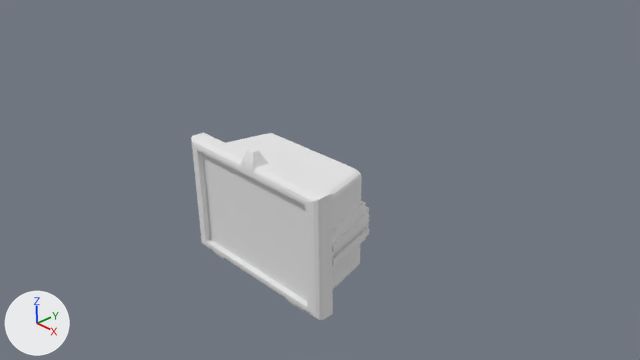
Before and after pictures for a commit that changed the Blender file Assets/Assets/wallfocus/wallfocus.blend.
Both versions are drawn from the file's camera 'Camera'. The lights are fixed; the arrows at lower left show +X, +Y and +Z.
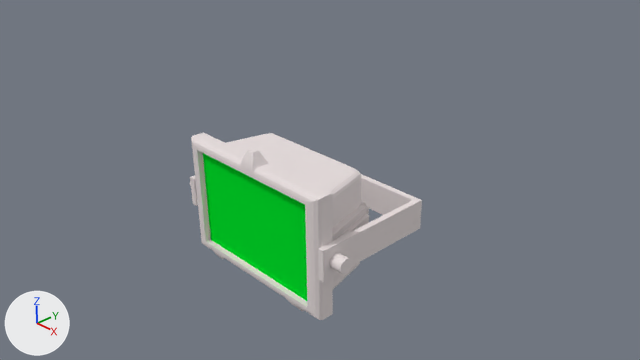
Location of each change, (x1, y1, x2, y2) in pixels of the pictures (640 x 360 px):
```json
{"object": "soporte", "change": "added", "after": [190, 174, 422, 282]}
{"part": 1, "of": "me_cube", "change": "recoloured", "before": [203, 153, 307, 301], "after": [203, 153, 307, 301], "on screen": "white to green"}
```

Scene script edits in JSON lines:
```json
{"op": "add", "block": "mat_material_001", "code": ["mat_material_001 = diffuse_material('Material.001')", "mat_material_001.base_color = (0.0, 0.8, 0.0248)  # green #00e72c"]}
{"block": "me_cube", "where": "me_cube.from_pydata(...)  # 482 vertices, 450 faces; spans x -1.02..1.01, y -1.0..0.47, z -1.08..1.2"}
{"block": "me_cube", "where": "# used by ob_cube; location = (0.0, 0.0, 0.0); scale = (1.5, 1.0, 1.0)"}
{"block": "me_cube", "change": "me_cube part 1: all 81 faces centred in x -0.76..0.76, y -0.9, z -0.57..0.57 switch from mat_material (white #e7e7e7) to mat_material_001 (green #00e72c)"}
{"op": "add", "block": "me_cylinder_001", "code": ["me_cylinder_001 = bpy.data.meshes.new('Cylinder.001')", "me_cylinder_001.from_pydata(...)  # 220 vertices, 128 faces; spans x -2.0..16.1, y -2.2..2.2, z -1.0..30.2", "me_cylinder_001.materials.append(mat_material)  # white #e7e7e7"]}
{"op": "add", "block": "ob_soporte", "code": ["ob_soporte = bpy.data.objects.new('soporte', me_cylinder_001)", "ob_soporte.location = (-1.7, -0.75, 0.0)", "ob_soporte.rotation_euler = (1.571, 0.0, 1.571)  # degrees (90, 0, 90)", "ob_soporte.scale = (0.116, 0.116, 0.116)"]}
```
